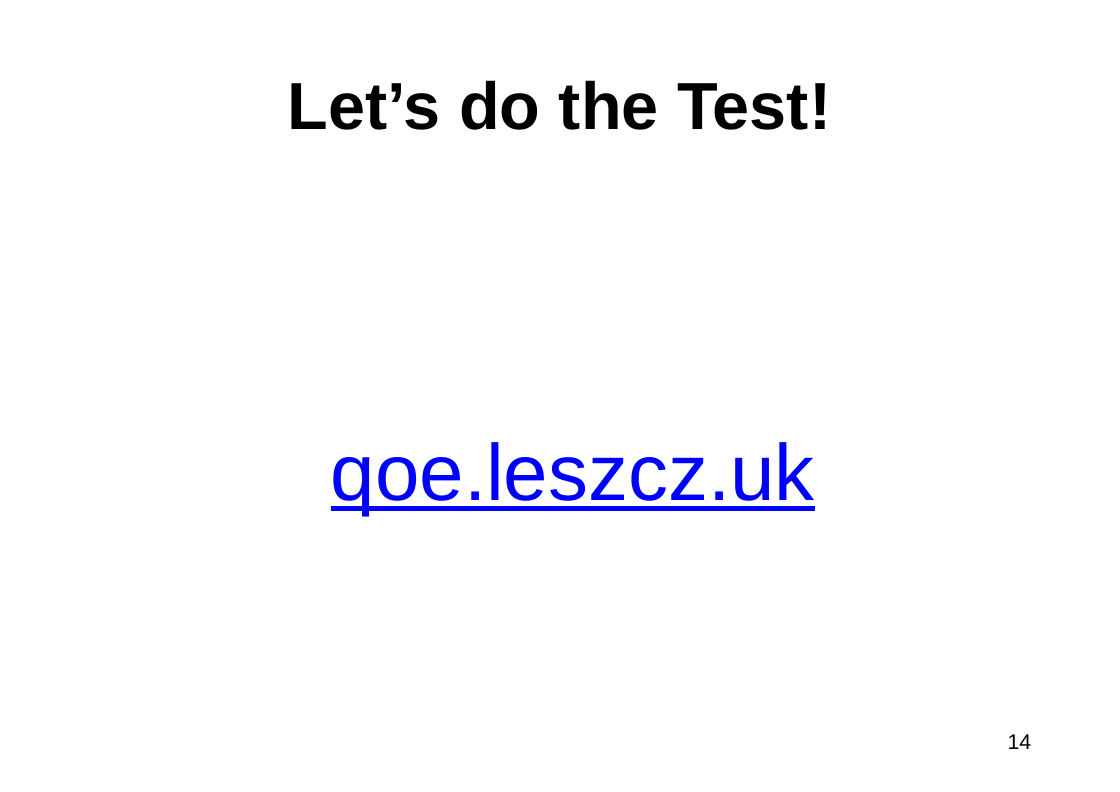
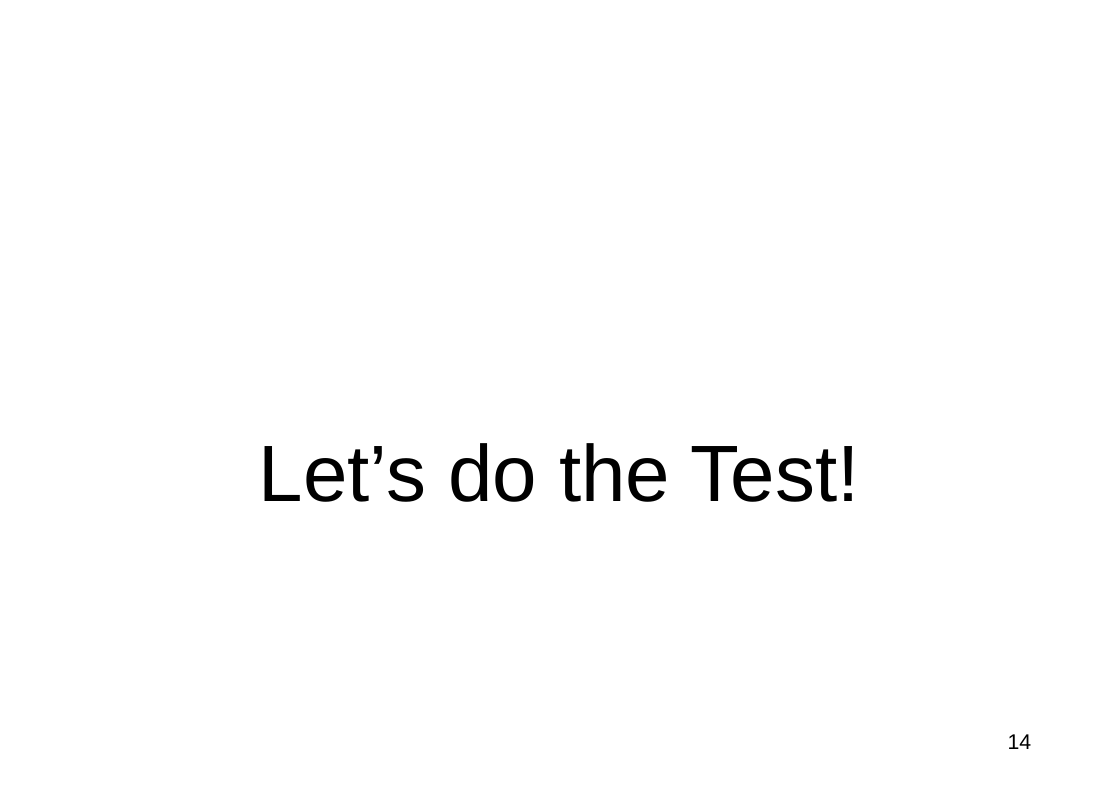
Before and after one commit to miklesz/Courses, a slide deck: slide 14 of Advanced Multimedia Information Processing and Communications/16 (25) Subjective Methods for Measuring QoE/Subjective Methods of Measuring QoE.pptx. Drawn at 1120x792 pixels with LibreOffice and Linux fonts; fonts in the diff are those of the drawing; background and template pictures are left out. Boxes give left, top, right and bottom in pixels: in the first picture for what was removed or moved away, otherwise in the second. Text is boxed around its words. In the diff, an @@ line names an element or a change of style, - is before the commit and + after.

```diff
--- a/Advanced Multimedia Information Processing and Communications/16 (25) Subjective Methods for Measuring QoE/Subjective Methods of Measuring QoE.pptx
+++ b/Advanced Multimedia Information Processing and Communications/16 (25) Subjective Methods for Measuring QoE/Subjective Methods of Measuring QoE.pptx
@@ title "Let’s do the Test!": place and size @@
-title "Let’s do the Test!" at <box>288,80,831,130</box>
+title "Let’s do the Test!" at <box>259,443,860,502</box>
@@ title "Let’s do the Test!" at <box>259,443,860,502</box>: size 50 to 60 pt, bold off; vertical alignment middle to bottom @@
@@ text removed at <box>331,442,815,515</box> @@
-qoe.leszcz.uk
```
Also in this commit, not shown: 1 other slide changed.
